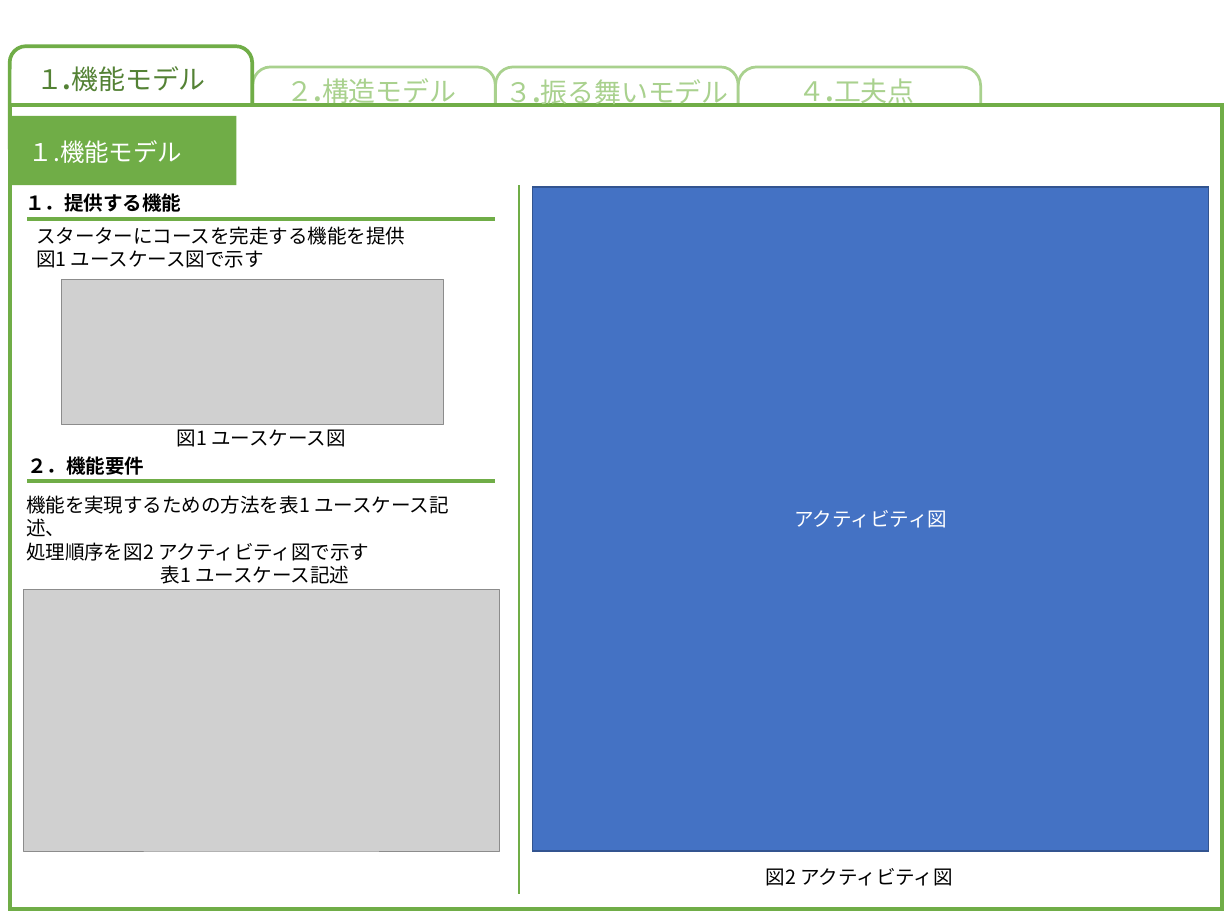
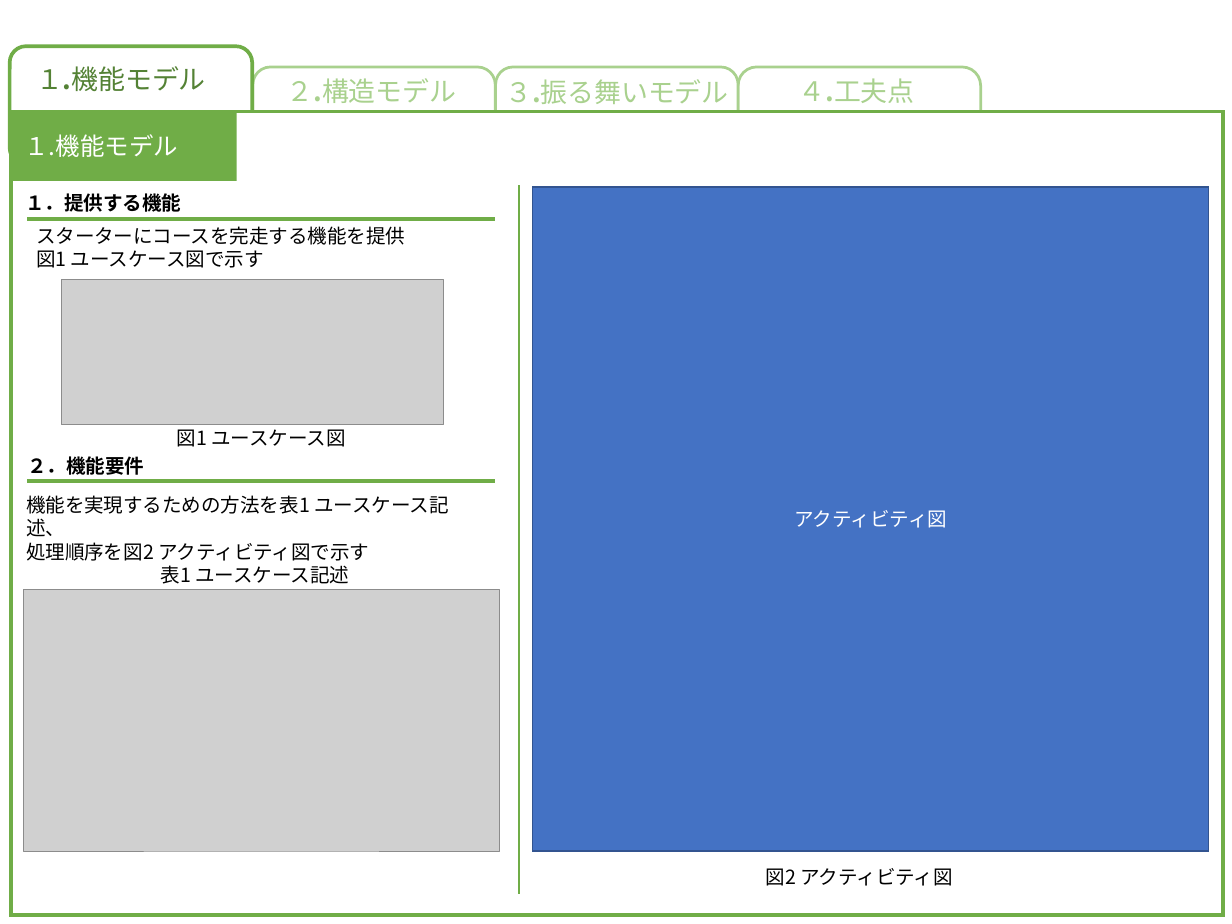
Before and after one commit to akita-lab-2019/model, a slide deck: slide 2 of model_file_template_primary.pptx. Drawn at 1232x924 pixels with LibreOffice and Linux fonts; fonts in the diff are those of the drawing; grey boxes stand for pictures. Boxes give left, top, right and bottom in pixels: in the first picture for what was removed or moved away, otherwise in the second. Text is boxed around its words. In the diff, an @@ line names an element or a change of style, - is before the commit and + after.

```diff
--- a/model_file_template_primary.pptx
+++ b/model_file_template_primary.pptx
@@ rectangle: place and size @@
-rectangle at [10, 105, 1222, 908]
+rectangle at [11, 112, 1223, 915]
@@ rectangle: place and size @@
-rectangle at [11, 116, 237, 186]
+rectangle at [11, 112, 237, 181]
@@ text "１.機能モデル": place and size @@
-text "１.機能モデル" at [29, 140, 183, 163]
+text "１.機能モデル" at [24, 134, 178, 157]
```
Also in this commit, not shown: 3 other slides changed, 11 other files.
